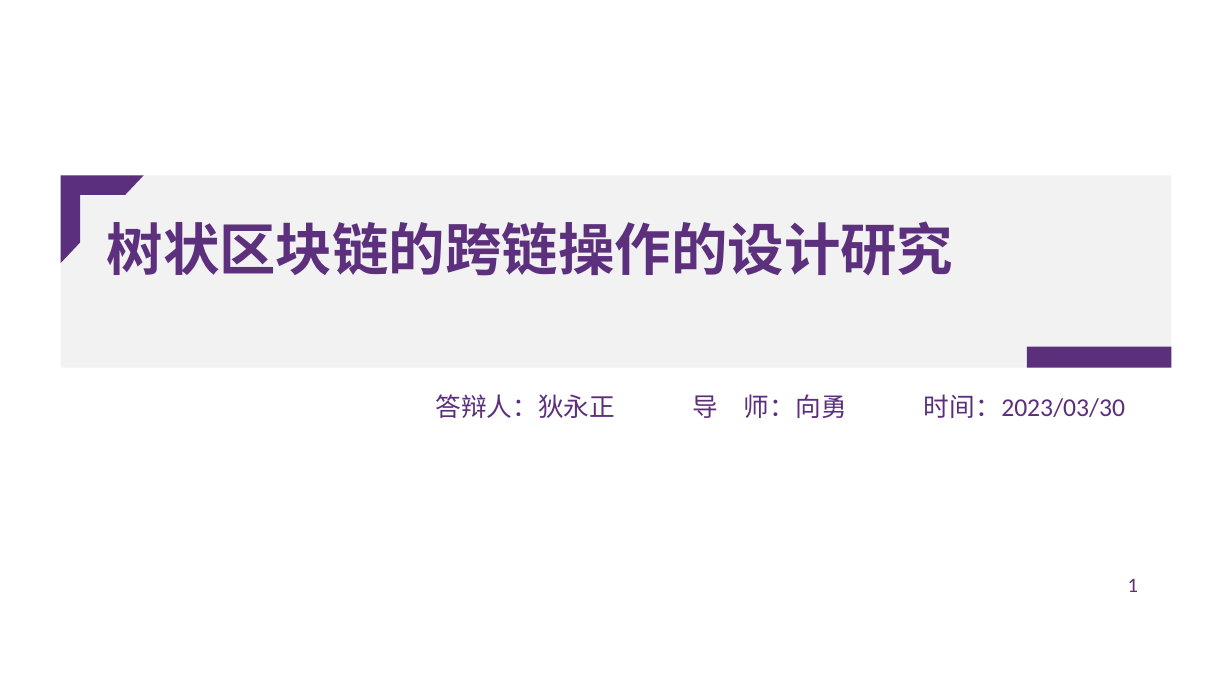
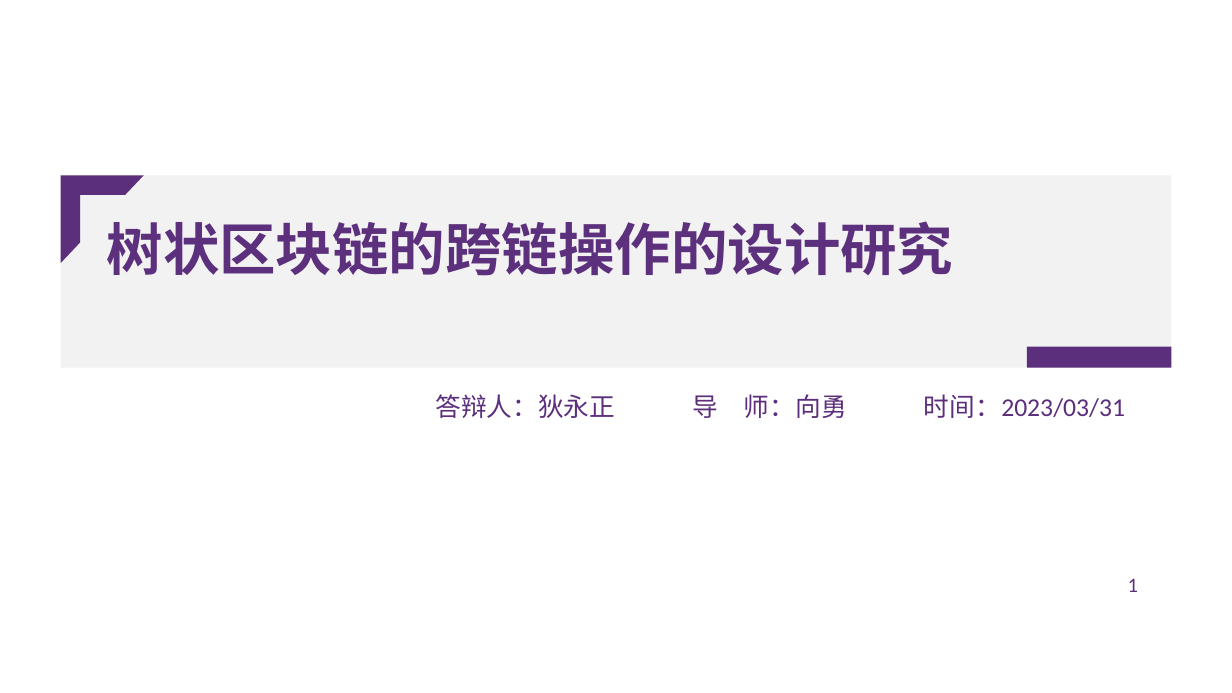
Before and after one commit to diyz19/GraduationDesign, a slide deck: slide 1 of 中期报告.pptx. Drawn at 1232x693 pixels with LibreOffice and Linux fonts; fonts in the diff are those of the drawing; background and template pictures are left out. Boxes give left, top, right and bottom in pixels: in the first picture for what was removed or moved away, otherwise in the second. Text is boxed around its words. In the diff, an @@ line names an element or a change of style, - is before the commit and + after.

```diff
--- a/中期报告.pptx
+++ b/中期报告.pptx
@@ subtitle at [435,394,1125,418]: text changed @@
-答辩人：狄永正 导 师：向勇 时间：2023/03/30
+答辩人：狄永正 导 师：向勇 时间：2023/03/31
```
Also in this commit, not shown: 6 other slides changed, 4 slides added.
